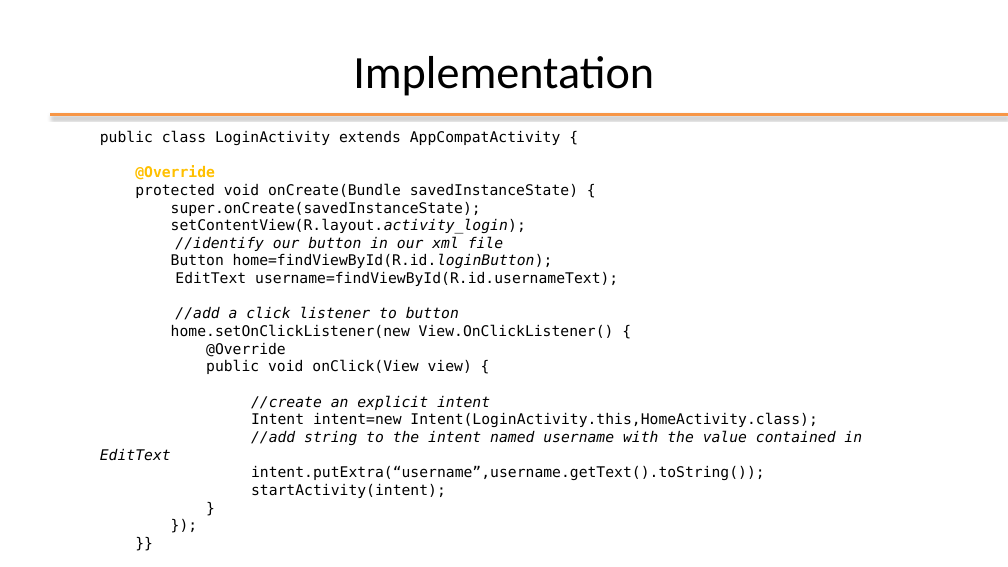
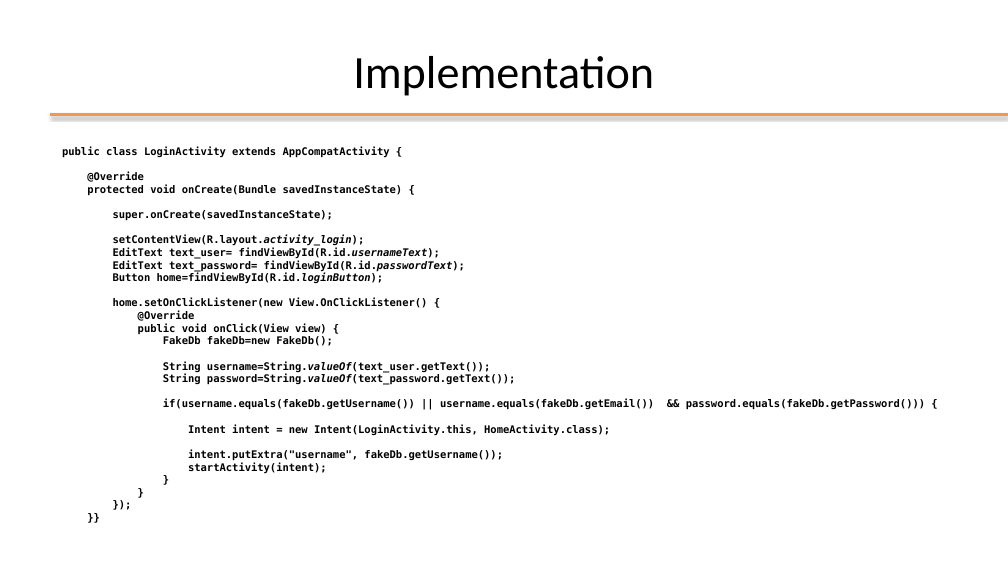
Before and after one commit to StePoli-00/Getting-started-with-Android, a slide deck: slide 32 of Slides/03-Key elements of application.pptx (slide 31 before the commit). Drawn at 1008x567 pixels with LibreOffice and Linux fonts; fonts in the diff are those of the drawing; background and template pictures are left out. Boxes give left, top, right and bottom in pixels: in the first picture for what was removed or moved away, otherwise in the second. Text is boxed around its words. In the diff, an @@ line names an element or a change of style, - is before the commit and + after.

Commit message:
Update 03-Key elements of application.pptx
adding button
click listener
intent example

```diff
--- a/Slides/03-Key elements of application.pptx
+++ b/Slides/03-Key elements of application.pptx
@@ text added at (62, 147, 654, 473), 10 pt, text #000000, bold @@
+public class LoginActivity extends AppCompatActivity {
+@Override
+protected void onCreate(Bundle savedInstanceState) {
+super.onCreate(savedInstanceState);
+setContentView(R.layout.activity_login);
+EditText text_user= findViewById(R.id.usernameText);
+EditText text_password= findViewById(R.id.passwordText);
+Button home=findViewById(R.id.loginButton);
+home.setOnClickListener(new View.OnClickListener() {
+@Override
+public void onClick(View view) {
+FakeDb fakeDb=new FakeDb();
+String username=String.valueOf(text_user.getText());
+String password=String.valueOf(text_password.getText());
+if(username.equals(fakeDb.getUsername()) || username.equals(fakeDb.getEmail()) && password.equals(fakeDb.getPassword())) {
+Intent intent = new Intent(LoginActivity.this, HomeActivity.class);
+intent.putExtra("username", fakeDb.getUsername());
+startActivity(intent);
+}
+}
+});
+}}
@@ text removed at (100, 130, 862, 498) @@
-public class LoginActivity extends AppCompatActivity {
-@Override
-protected void onCreate(Bundle savedInstanceState) {
-super.onCreate(savedInstanceState);
-setContentView(R.layout.activity_login);
-//identify our button in our xml file
-Button home=findViewById(R.id.loginButton);
-EditText username=findViewById(R.id.usernameText);
-//add a click listener to button
-home.setOnClickListener(new View.OnClickListener() {
-@Override
-public void onClick(View view) {
-//create an explicit intent
-Intent intent=new Intent(LoginActivity.this,HomeActivity.class);
-//add string to the intent named username with the value contained in EditText
-intent.putExtra(“username”,username.getText().toString());
-startActivity(intent);
-}
-});
-}}
```
Also in this commit, not shown: 16 other slides changed, 13 slides added, 2 slides removed.
